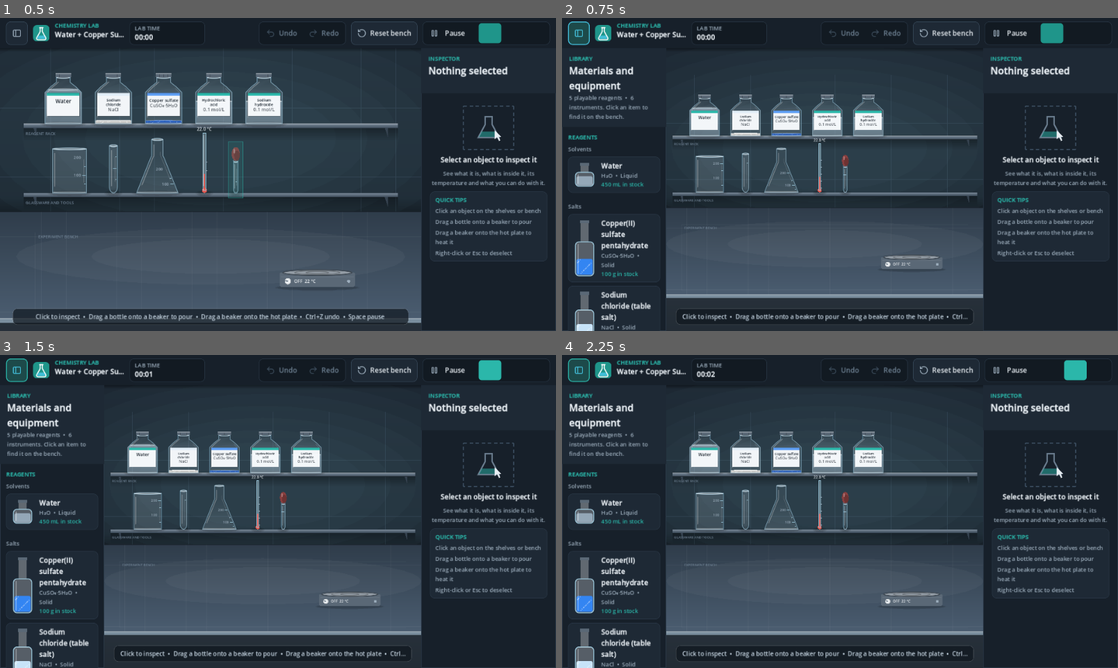
Above: before the commit, frames 1-4 (two rows, left to right).
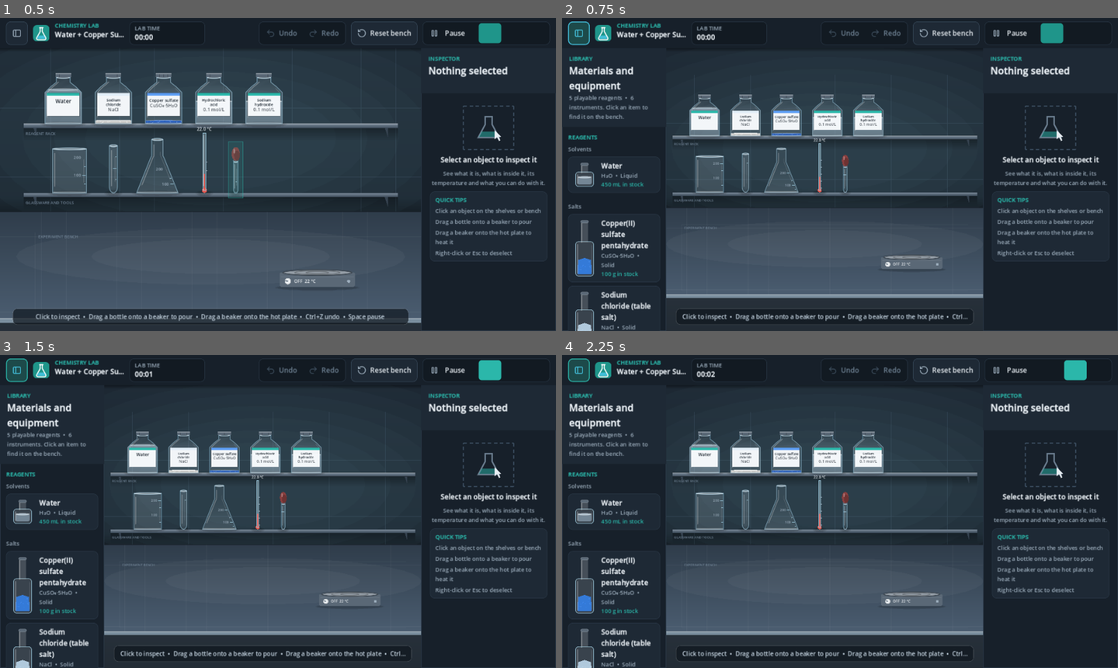
Above: after the commit, the same moments.

Repository: KareemMohammadeen/chemistry-lab-2d
Game: Godot game, scene res://scenes/main.tscn
Same seed, same stepped clock (60 frames per second), same inputs: the game is played once before the commit and once after it.
Inputs (mouse positions are in pixels of both pictures, inside the frame that each line leads up to):
- Up to frame 1 (0.5 s): no input
- Up to frame 2 (0.75 s): click (578, 33) at 0.5 s
- Up to frame 3 (1.5 s): click (489, 370) at 1.27 s
- Up to frame 4 (2.25 s): click (1073, 370) at 2.02 s

Frame 1 is identical in both runs. In frame 2, 0.8% of the frame differs, in the area x 2-6%, y 46-100%; in frame 3, 0.8%; in frame 4, 0.8%.

Commit message:
Modernize glassware and reagent library icons

Diff:
--- a/scripts/ui/library_icon.gd
+++ b/scripts/ui/library_icon.gd
@@ -27,6 +27,64 @@
 	profile = new_profile
 	queue_redraw()
 
+
+static func _ellipse(center: Vector2, radius_x: float, radius_y: float) -> PackedVector2Array:
+	var points := PackedVector2Array()
+	for index in range(24):
+		var angle := TAU * float(index) / 24.0
+		points.append(center + Vector2(cos(angle) * radius_x, sin(angle) * radius_y))
+	return points
+
+
+static func _closed(points: PackedVector2Array) -> PackedVector2Array:
+	var result := points.duplicate()
+	if not result.is_empty():
+		result.append(result[0])
+	return result
+
+
+static func _hash01(index: int, salt: float) -> float:
+	return fposmod(sin(float(index) * 12.9898 + salt) * 43758.5453, 1.0)
+
+
+func _profile_half_width_at(height: float) -> float:
+	if profile.is_empty():
+		return 0.0
+	var first: Array = profile[0]
+	if height <= float(first[0]):
+		return float(first[1])
+	for index in range(1, profile.size()):
+		var lower: Array = profile[index - 1]
+		var upper: Array = profile[index]
+		if height <= float(upper[0]):
+			var span := float(upper[0]) - float(lower[0])
+			var blend := 0.0 if span <= 0.0 else (height - float(lower[0])) / span
+			return lerpf(float(lower[1]), float(upper[1]), blend)
+	var last: Array = profile[profile.size() - 1]
+	return float(last[1])
+
+
+## Builds a filled slice from the same equipment profile used by the full-size view.
+## The liquid therefore follows the taper of an Erlenmeyer flask and the rounded end
+## of a test tube instead of being painted as a rectangular block.
+func _profile_slice_polygon(low_height: float, high_height: float, scale_factor: float,
+		center_x: float, bottom: float) -> PackedVector2Array:
+	var heights: Array = [low_height]
+	for entry in profile:
+		var point: Array = entry
+		var height := float(point[0])
+		if height > low_height and height < high_height:
+			heights.append(height)
+	heights.append(high_height)
+	var polygon := PackedVector2Array()
+	for height in heights:
+		var half_width := _profile_half_width_at(float(height)) * scale_factor
+		polygon.append(Vector2(center_x - half_width, bottom - float(height) * scale_factor))
+	for index in range(heights.size() - 1, -1, -1):
+		var height := float(heights[index])
+		var half_width := _profile_half_width_at(height) * scale_factor
+		polygon.append(Vector2(center_x + half_width, bottom - height * scale_factor))
+	return polygon
 
 func _draw() -> void:
 	match kind:
@@ -44,27 +102,59 @@
 
 func _draw_reagent() -> void:
 	var box := Rect2(Vector2(MARGIN_PX, MARGIN_PX), size - Vector2(MARGIN_PX, MARGIN_PX) * 2.0)
-	var neck_width := box.size.x * 0.42
-	var body := Rect2(box.position.x, box.end.y - box.size.y * BOTTLE_BODY_FRACTION, box.size.x, box.size.y * BOTTLE_BODY_FRACTION)
-	var neck := Rect2(box.get_center().x - neck_width * 0.5, box.position.y + 6.0, neck_width, body.position.y - box.position.y - 4.0)
-	draw_rect(neck, Color(LabColors.GLASS_FILL, 0.3))
-	draw_rect(Rect2(neck.position.x - 1.0, box.position.y, neck.size.x + 2.0, 7.0), LabColors.METAL)
-	draw_style_box(LabTheme.box(Color(LabColors.GLASS_FILL, 0.25), LabColors.GLASS_EDGE, 2, 8), body)
-	var fill := body.grow(-3.0)
+	var neck_width := box.size.x * 0.38
+	var body_height := box.size.y * BOTTLE_BODY_FRACTION
+	var body := Rect2(box.position.x + 1.0, box.end.y - body_height, box.size.x - 2.0, body_height)
+	var neck := Rect2(box.get_center().x - neck_width * 0.5, box.position.y + 6.0,
+		neck_width, body.position.y - box.position.y - 4.0)
+
+	# A compact modern reagent bottle: restrained glass tint, thin edge and a separate cap.
+	draw_style_box(LabTheme.box(Color(LabColors.GLASS_FILL, 0.12), Color(LabColors.GLASS_EDGE, 0.86), 1, 6), body)
+	draw_rect(neck, Color(LabColors.GLASS_FILL, 0.18))
+	draw_line(Vector2(neck.position.x + 1.5, neck.position.y + 1.0),
+		Vector2(neck.position.x + 1.5, neck.end.y), Color(1.0, 1.0, 1.0, 0.38), 1.0, true)
+	draw_style_box(LabTheme.box(LabColors.METAL, LabColors.METAL.lightened(0.22), 1, 3),
+		Rect2(neck.position.x - 1.0, box.position.y, neck.size.x + 2.0, 7.0))
+
+	var fill := body.grow(-4.0)
 	if kind == Kind.REAGENT_LIQUID:
-		fill.position.y += fill.size.y * 0.25
-		fill.size.y *= 0.75
-		draw_style_box(LabTheme.box(Color(tint, maxf(tint.a, 0.55)), Color(0, 0, 0, 0), 0, 5), fill)
+		var liquid_top := fill.position.y + fill.size.y * 0.28
+		var liquid := Rect2(fill.position.x + 1.0, liquid_top, fill.size.x - 2.0, fill.end.y - liquid_top - 1.0)
+		draw_style_box(LabTheme.box(Color(tint, maxf(tint.a, 0.42)), Color(0.0, 0.0, 0.0, 0.0), 0, 4), liquid)
+		var surface := _ellipse(Vector2(liquid.get_center().x, liquid.position.y + 1.0),
+			maxf(liquid.size.x * 0.47, 0.5), 1.8)
+		draw_colored_polygon(surface, Color(tint.lightened(0.12), minf(maxf(tint.a, 0.42) + 0.08, 0.68)))
+		draw_polyline(_closed(surface), Color(1.0, 1.0, 1.0, 0.42), 0.8, true)
 	else:
-		var heap := Rect2(fill.position.x, fill.end.y - fill.size.y * 0.5, fill.size.x, fill.size.y * 0.5)
-		draw_style_box(LabTheme.box(Color(tint, 1.0), Color(0, 0, 0, 0), 0, 5), heap)
+		var bed_top := fill.position.y + fill.size.y * 0.48
+		var heap := PackedVector2Array([
+			Vector2(fill.position.x + 1.0, fill.end.y - 1.0),
+			Vector2(fill.position.x + 2.0, bed_top + 4.0),
+			Vector2(fill.get_center().x, bed_top - 1.0),
+			Vector2(fill.end.x - 2.0, bed_top + 4.0),
+			Vector2(fill.end.x - 1.0, fill.end.y - 1.0)
+		])
+		draw_colored_polygon(heap, Color(tint, 0.84))
 		for index in range(SPECKLE_COUNT):
-			var fx := fmod(float(index) * 0.618, 1.0)
-			var fy := fmod(float(index) * 0.381 + 0.2, 1.0)
-			draw_circle(Vector2(heap.position.x + 3.0 + fx * (heap.size.x - 6.0), heap.position.y + 2.0 + fy * (heap.size.y - 4.0)),
-				1.4, Color(1.0, 1.0, 1.0, 0.35))
-	draw_rect(Rect2(body.position.x + 6.0, body.position.y + 6.0, 3.0, body.size.y - 12.0), Color(1.0, 1.0, 1.0, 0.3))
-
+			var fx := _hash01(index, 12.9898)
+			var fy := _hash01(index, 78.233)
+			var radius := 0.8 + _hash01(index, 4.17) * 1.0
+			var x := lerpf(fill.position.x + 4.0, fill.end.x - 4.0, fx)
+			var y := lerpf(bed_top + 3.0, fill.end.y - 4.0, fy)
+			var grain := PackedVector2Array([
+				Vector2(x - radius, y),
+				Vector2(x, y - radius),
+				Vector2(x + radius, y),
+				Vector2(x, y + radius * 0.65)
+			])
+			draw_colored_polygon(grain, tint.lightened(0.16 if index % 3 == 0 else 0.03))
+
+	# Highlights are inset from the body, so none can become a stray line outside the bottle.
+	draw_line(Vector2(body.position.x + 5.0, body.position.y + 7.0),
+		Vector2(body.position.x + 5.0, body.end.y - 7.0), Color(1.0, 1.0, 1.0, 0.30), 1.1, true)
+	draw_line(Vector2(body.end.x - 4.5, body.position.y + 9.0),
+		Vector2(body.end.x - 4.5, body.end.y - 9.0), Color(1.0, 1.0, 1.0, 0.12), 0.8, true)
+	draw_style_box(LabTheme.box(Color(0.0, 0.0, 0.0, 0.0), LabColors.GLASS_EDGE, 1, 6), body)
 
 func _draw_profile(with_bulb: bool) -> void:
 	if profile.size() < 2:
@@ -73,32 +163,57 @@
 	var max_width := 1.0
 	for entry in profile:
 		max_width = maxf(max_width, float(entry[1]))
-	var bulb := 12.0 if with_bulb else 0.0
-	var scale_factor := minf((size.y - MARGIN_PX * 2.0 - bulb) / maxf(total_height, 1.0), (size.x * 0.5 - MARGIN_PX) / max_width)
+	var bulb_space := 12.0 if with_bulb else 0.0
+	var scale_factor := minf(
+		(size.y - MARGIN_PX * 2.0 - bulb_space) / maxf(total_height, 1.0),
+		(size.x * 0.5 - MARGIN_PX) / max_width
+	)
 	var center_x := size.x * 0.5
 	var bottom := size.y - MARGIN_PX
-	# Outline: bottom-left corner, up the left wall, down the right wall, bottom-right corner.
-	var outline := PackedVector2Array()
-	var base_half := float(profile[0][1]) * scale_factor
-	outline.append(Vector2(center_x - base_half, bottom))
-	for entry in profile:
-		outline.append(Vector2(center_x - float(entry[1]) * scale_factor, bottom - float(entry[0]) * scale_factor))
-	for index in range(profile.size() - 1, -1, -1):
-		var entry: Array = profile[index]
-		outline.append(Vector2(center_x + float(entry[1]) * scale_factor, bottom - float(entry[0]) * scale_factor))
-	outline.append(Vector2(center_x + base_half, bottom))
-	draw_colored_polygon(outline, Color(LabColors.GLASS_FILL, 0.2))
-	draw_polyline(outline, LabColors.GLASS_EDGE, 2.0, true)
-	# A band of liquid in the lower third.
-	var liquid_height := total_height * 0.35 * scale_factor
-	var half_low := float(profile[0][1]) * scale_factor
-	if profile.size() > 2 and float(profile[1][0]) > 0.0:
-		half_low = lerpf(float(profile[0][1]), float(profile[1][1]), minf(liquid_height / (float(profile[1][0]) * scale_factor), 1.0)) * scale_factor
-	draw_rect(Rect2(center_x - half_low + 2.0, bottom - liquid_height, half_low * 2.0 - 4.0, liquid_height - 1.0), Color(LabColors.CYAN, 0.35))
+	var outline := _profile_slice_polygon(0.0, total_height, scale_factor, center_x, bottom)
+	if outline.is_empty():
+		return
+
+	# Frosted edge tint and a fine outline give all vessel thumbnails one consistent style.
+	draw_colored_polygon(outline, Color(LabColors.GLASS_FILL, 0.14))
+
+	# The sample liquid is drawn from the actual profile, not a rectangular fill.
+	var liquid_height := total_height * 0.35
+	var liquid := _profile_slice_polygon(0.0, liquid_height, scale_factor, center_x, bottom)
+	draw_colored_polygon(liquid, Color(LabColors.CYAN, 0.30))
+	var surface_width := _profile_half_width_at(liquid_height) * scale_factor
+	var surface := _ellipse(Vector2(center_x, bottom - liquid_height * scale_factor),
+		maxf(surface_width - 0.8, 0.5), 1.5)
+	draw_colored_polygon(surface, Color(LabColors.CYAN.lightened(0.16), 0.32))
+	draw_polyline(_closed(surface), Color(1.0, 1.0, 1.0, 0.38), 0.7, true)
+
+	# Profile-following highlights remain inside a narrow test tube or a flask neck.
+	var left_glint := PackedVector2Array()
+	var right_glint := PackedVector2Array()
+	for index in range(11):
+		var fraction := lerpf(0.15, 0.90, float(index) / 10.0)
+		var height := total_height * fraction
+		var half_width := _profile_half_width_at(height) * scale_factor
+		var inset := minf(2.0, half_width * 0.42)
+		if half_width - inset > 0.8:
+			var y := bottom - height * scale_factor
+			left_glint.append(Vector2(center_x - half_width + inset, y))
+			right_glint.append(Vector2(center_x + half_width - inset, y))
+	if not left_glint.is_empty():
+		draw_polyline(left_glint, Color(1.0, 1.0, 1.0, 0.42), 1.0, true)
+	if not right_glint.is_empty():
+		draw_polyline(right_glint, Color(1.0, 1.0, 1.0, 0.15), 0.7, true)
+
+	draw_polyline(_closed(outline), Color(LabColors.GLASS_EDGE, 0.94), 1.25, true)
+
 	if with_bulb:
-		draw_rect(Rect2(center_x - 5.0, MARGIN_PX + bulb - 3.0, 10.0, 3.0), LabColors.METAL)
-		draw_circle(Vector2(center_x, MARGIN_PX + bulb * 0.5), 6.0, LabColors.RUBBER)
-
+		var top_y := bottom - total_height * scale_factor
+		draw_style_box(LabTheme.box(LabColors.METAL, LabColors.METAL.lightened(0.18), 1, 2),
+			Rect2(center_x - 4.5, top_y - 3.0, 9.0, 3.0))
+		var bulb := _ellipse(Vector2(center_x, top_y - 8.0), 5.0, 6.0)
+		draw_colored_polygon(bulb, LabColors.RUBBER)
+		draw_arc(Vector2(center_x - 1.0, top_y - 9.0), 2.4, PI * 1.1, PI * 1.85, 8,
+			Color(1.0, 1.0, 1.0, 0.24), 0.7, true)
 
 func _draw_thermometer() -> void:
 	var center_x := size.x * 0.5
